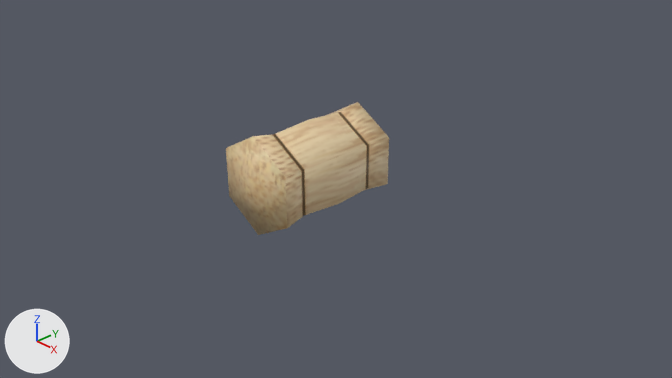
What one commit did to the Blender file hay-stack/hay-stack.blend.
Both versions are drawn from the file's camera 'Camera'. The axes (+X, +Y, +Z) are drawn at lower left. The lights are the same throughout.

Script lines for the objects in view, before the commit:
```python
me_cylinder = bpy.data.meshes.new('Cylinder')
me_cylinder.from_pydata(...)  # 56 vertices, 60 faces; spans x -0.67..0.67, y -0.77..0.77, z -1.1..1.1
me_cylinder.polygons.foreach_set('use_smooth', [True] * 60)
me_cylinder.materials.append(mat_diffuse)  # picture img_diffuse
ob_cylinder = bpy.data.objects.new('Cylinder', me_cylinder)
ob_cylinder.location = (0.0, 0.0, 0.79)
ob_cylinder.rotation_euler = (-1.571, 0.0, 0.0)  # degrees (-90, 0, 0)
```
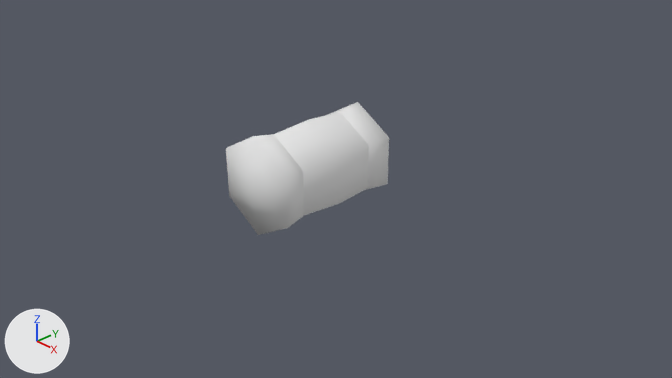
The newer file is also turned or shifted as a whole; pictures and numbers use the older file's frame.

Boxes [x1, y1, x2, y2] around the edits, measured in the pictures (672 x 378 px):
'Cylinder', recoloured (beige to white)
    both: [226, 102, 389, 235]

Edits to the bpy script that builds the scene:
```text
Add mat_material:
    mat_material = diffuse_material('Material')
    mat_material.base_color = (0.8, 0.8, 0.8)  # white #e7e7e7
Change me_cylinder:
    where me_cylinder.from_pydata(...)  # 56 vertices, 60 faces; spans x -0.67..0.67, y -0.77..0.77, z -1.1..1.1
    remove me_cylinder.materials.append(mat_diffuse)  # picture img_diffuse
    add me_cylinder.materials.append(mat_material)  # white #e7e7e7
```
